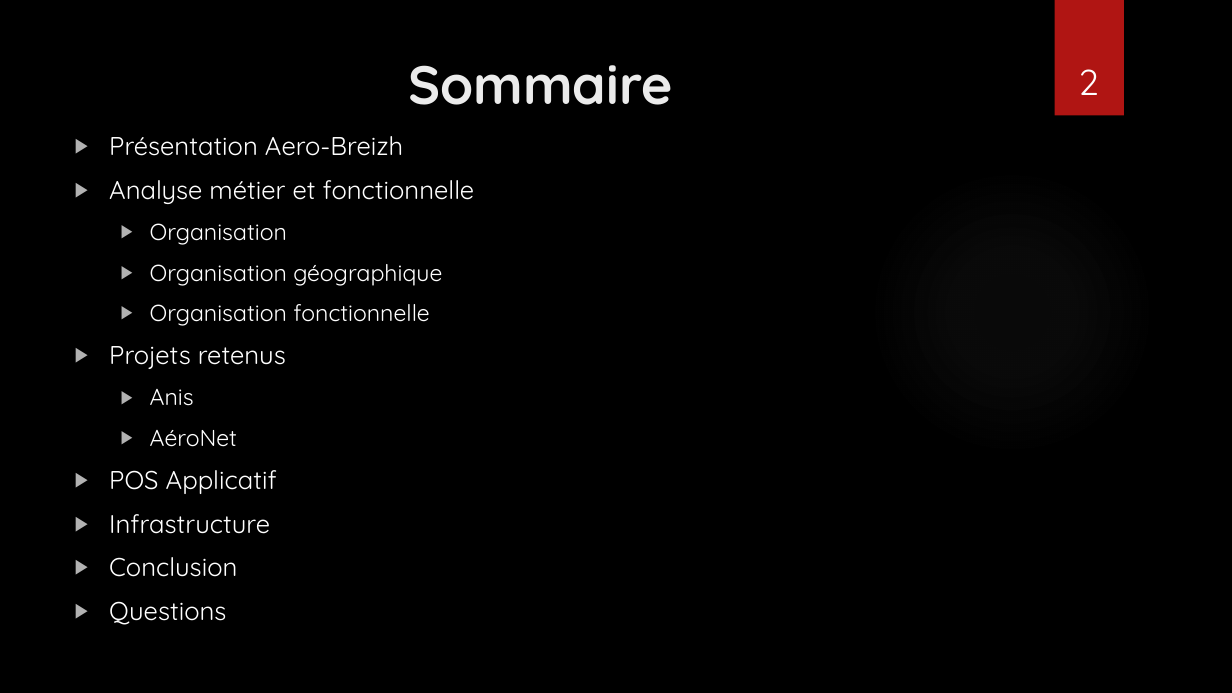
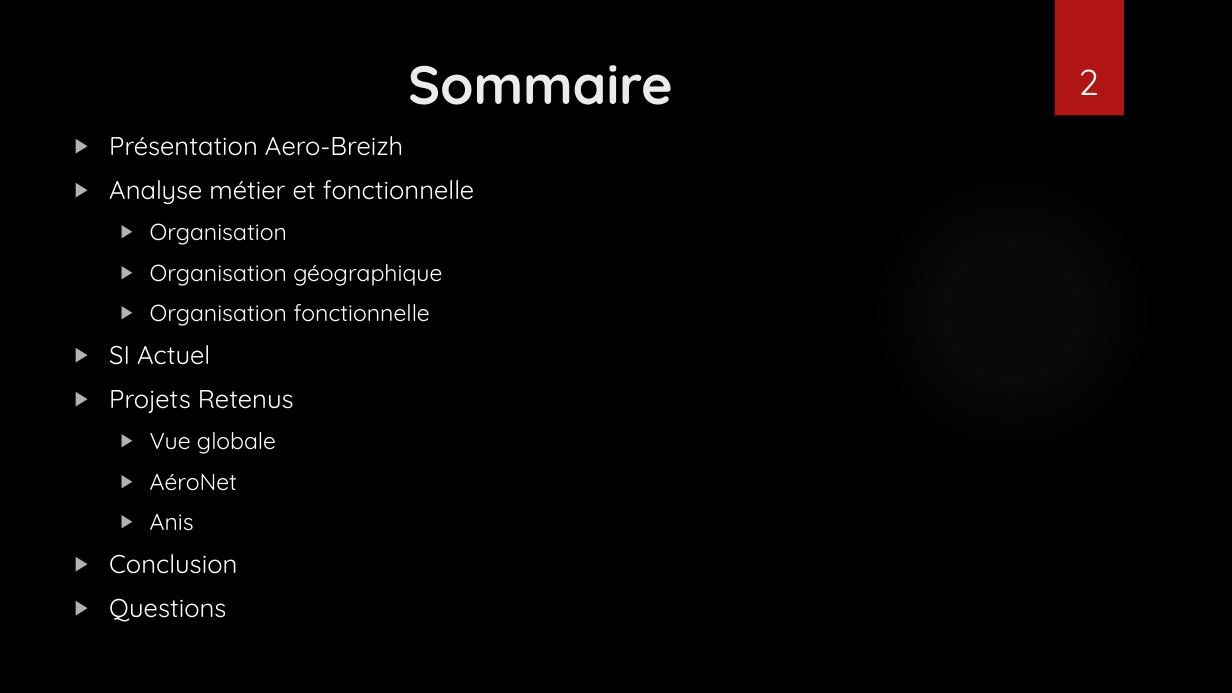
Before and after one commit to CNAM-MPIR/210_Project, a slide deck: slide 2 of Project/MPI_NPE_Presentation NFE210.pptx. Drawn at 1232x693 pixels with LibreOffice and Linux fonts; fonts in the diff are those of the drawing; background and template pictures are left out. Boxes give left, top, right and bottom in pixels: in the first picture for what was removed or moved away, otherwise in the second. Text is boxed around its words. In the diff, an @@ line names an element or a change of style, - is before the commit and + after.

Commit message:
Réorganisation du projet
Modification de l'organisation du projet pour le rendre plus cohérent.
Ajout d'une image de présentation à la présentation PPT.

```diff
--- a/Project/MPI_NPE_Presentation NFE210.pptx
+++ b/Project/MPI_NPE_Presentation NFE210.pptx
@@ text at box(109, 345, 294, 491): text changed @@
-▶ Projets retenus
+▶ SI Actuel
+▶ Projets Retenus
+  ▶ Vue globale
+  ▶ AéroNet
@@ text at box(109, 430, 277, 534): paragraphs removed @@
-  ▶ AéroNet
-▶ POS Applicatif
-▶ Infrastructure
```
Also in this commit, not shown: 1 other slide changed, 2 other files.
